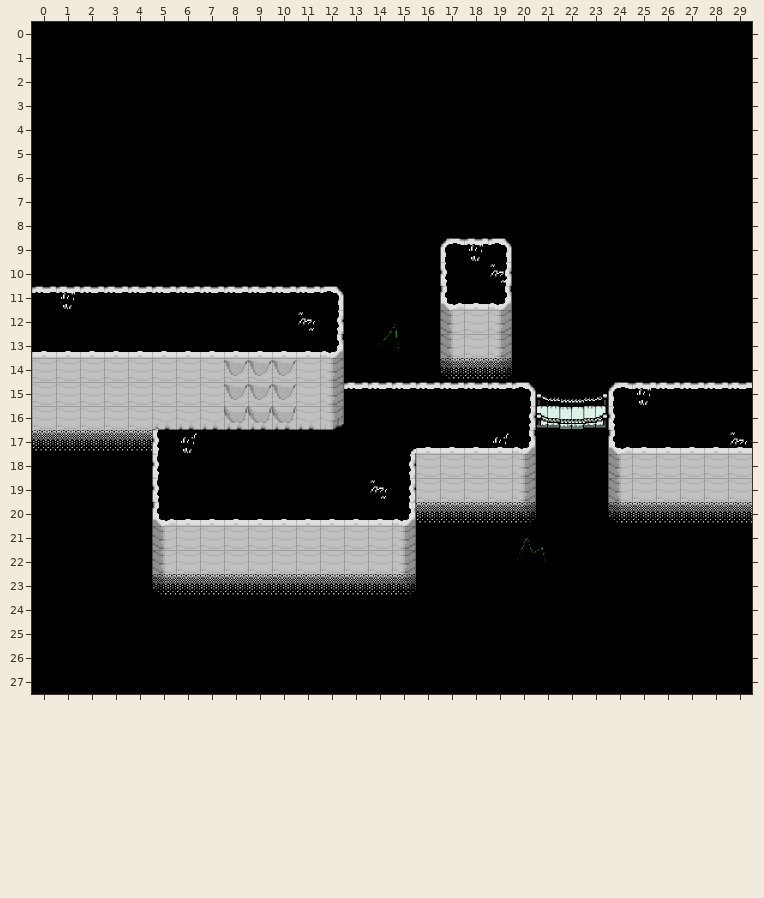
Tiled map: scripts/world/maps/dw/snowrock/room_waterfall/room_waterfall.tmx. The first picture shows the starting point.
Cells are 40x40 px. Shown: x 0..29, y 0..27.
And afterwards:
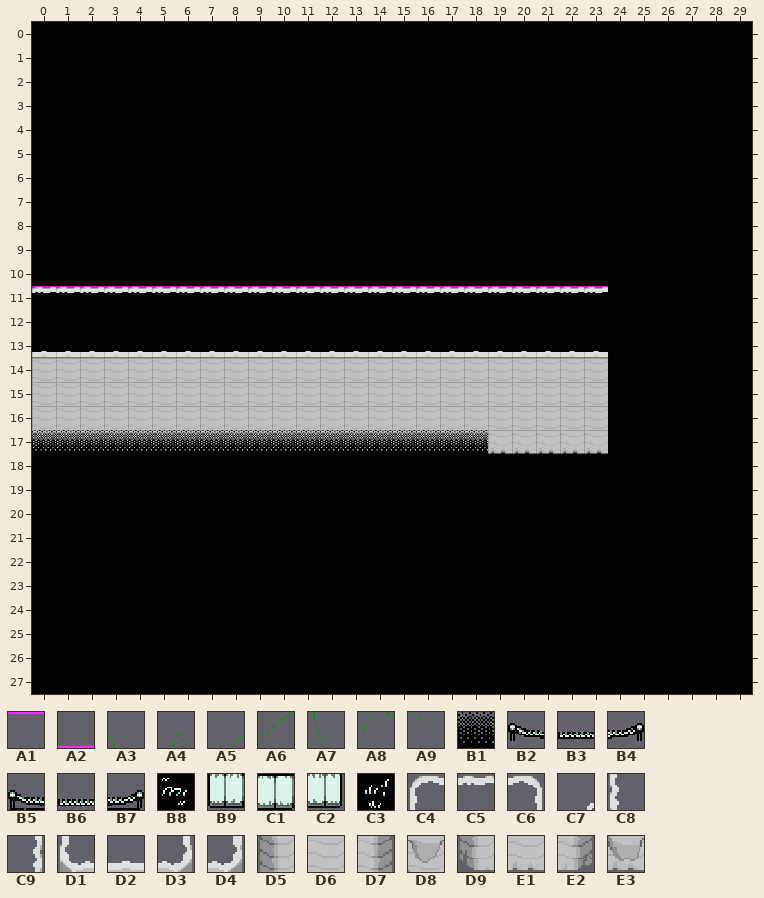
Key: from "battleborder": A1 1, A2 19; from "snowrock": A3 11, A4 12, A5 38, A6 39, A7 40, A8 41, A9 42, B1 66, B2 68, B3 69, B4 70, B5 97, B6 98, B7 99, B8 124, B9 126, C1 127, C2 128, C3 153, C4 174, C5 175, C6 176, C7 177, C8 203, C9 205, D1 232, D2 233, D3 234, D4 239, D5 261, D6 262, D7 263, D8 264, D9 290, E1 291, E2 292, E3 293.
__ is an empty cell.
Tiles replaced or removed in this view: A3, A4, A5, A6, A7, A8, A9, B1, B2, B3, B4, B5, B6, B7, B8, B9, C1, C2, C3, C4, C5, C6, C7, C8, C9, D1, D2, D3, D4, D5, D6, D7, D8, D9, E1, E2, E3.
Tiles of an added or newly shown layer are drawn over the layers below it.
Difference:
Changed rows in their new state; .. is an unchanged cell.
Layer "path_decoration":
first column x 1:
 9 .. .. .. .. .. .. .. .. .. .. .. .. .. .. .. .. .. __ .. .. .. .. .. .. .. .. .. .. ..
10 .. .. .. .. .. .. .. .. .. .. .. .. .. .. .. .. .. .. __ .. .. .. .. .. .. .. .. .. ..
11 __ .. .. .. .. .. .. .. .. .. .. .. .. .. .. .. .. .. .. .. .. .. .. .. .. .. .. .. ..
12 .. .. .. .. .. .. .. .. .. .. __ .. .. .. .. .. .. .. .. .. .. .. .. .. .. .. .. .. ..
15 .. .. .. .. .. .. .. .. .. .. .. .. .. .. .. .. .. .. .. .. .. .. .. .. __ .. .. .. ..
17 .. .. .. .. .. __ .. .. .. .. .. .. .. .. .. .. .. .. __ .. .. .. .. .. .. .. .. .. __
19 .. .. .. .. .. .. .. .. .. .. .. .. .. __ .. .. .. .. .. .. .. .. .. .. .. .. .. .. ..
Layer "over_path1":
first column x 5:
15 .. .. .. .. .. .. .. .. __ __ __ __ __ __ __ __
16 __ .. .. .. .. .. .. .. .. .. .. .. .. .. .. __
17 __ .. .. .. .. .. .. .. .. .. __ __ __ __ __ __
18 __ .. .. .. .. .. .. .. .. .. __ __ __ __ __ __
19 __ .. .. .. .. .. .. .. .. .. __ __ __ __ __ __
20 __ __ __ __ __ __ __ __ __ __ __ __ __ __ __ __
21 __ __ __ __ __ __ __ __ __ __ __ .. .. .. .. ..
22 __ __ __ __ __ __ __ __ __ __ __ .. .. .. .. ..
23 __ __ __ __ __ __ __ __ __ __ __ .. .. .. .. ..
Layer "over_path2":
first column x 5:
 9 .. .. .. .. .. .. .. .. .. .. .. .. __ __ __ .. .. .. .. .. .. .. .. .. ..
10 .. .. .. .. .. .. .. .. .. .. .. .. __ .. __ .. .. .. .. .. .. .. .. .. ..
11 .. .. .. .. .. .. .. C5 C5 C5 C5 C5 C5 C5 C5 C5 C5 C5 C5 .. .. .. .. .. ..
12 .. .. .. .. .. .. .. __ .. .. .. .. __ __ __ .. .. .. .. .. .. .. .. .. ..
13 .. .. .. .. .. .. .. D2 D2 D2 D2 D2 D2 D2 D2 D2 D2 D2 D2 .. .. .. .. .. ..
14 .. .. .. D6 D6 D6 .. D6 D6 D6 D6 D6 D6 D6 D6 D6 D6 D6 D6 .. .. .. .. .. ..
15 .. .. .. D6 D6 D6 .. D6 D6 D6 D6 D6 D6 D6 D6 D6 D6 D6 D6 __ __ __ __ __ __
16 D6 D6 D6 D6 D6 D6 D6 D6 D6 D6 D6 D6 D6 D6 D6 D6 D6 D6 D6 __ .. .. .. .. ..
17 E1 E1 E1 E1 E1 E1 E1 E1 E1 E1 E1 E1 E1 E1 E1 E1 E1 E1 E1 __ __ __ __ __ __
18 .. .. .. .. .. .. .. .. .. .. .. .. .. .. .. .. .. .. .. __ __ __ __ __ __
19 .. .. .. .. .. .. .. .. .. .. .. .. .. .. .. .. .. .. .. __ __ __ __ __ __
20 .. .. .. .. .. .. .. .. .. .. .. .. .. .. .. .. .. .. .. __ __ __ __ __ __
Layer "void_decoration":
first column x 13:
12 .. .. __
13 __ __ __
first column x 20:
21 __ ..
22 __ __
Layer "deepness":
first column x 5:
13 .. .. .. .. .. .. .. .. __ __ __ .. .. .. .. .. .. .. .. .. .. .. .. .. ..
14 .. .. .. .. .. .. .. .. .. .. .. .. __ __ __ .. .. .. .. .. .. .. .. .. ..
17 B1 B1 B1 B1 B1 B1 B1 B1 B1 B1 B1 B1 B1 B1 .. .. .. .. .. .. .. .. .. .. ..
20 .. .. .. .. .. .. .. .. .. .. .. __ __ __ __ __ .. .. .. __ __ __ __ __ __
22 .. .. .. .. .. .. .. .. .. .. .. .. .. .. .. __ __ .. .. .. .. .. .. .. ..
23 __ __ __ __ __ __ __ __ __ __ __ .. .. .. .. .. .. .. .. .. .. .. .. .. ..
Layer "battleborder" (added):
first column x 0:
11 A1 A1 A1 A1 A1 A1 A1 A1 A1 A1 A1 A1 A1 A1 A1 A1 A1 A1 A1 A1 A1 A1 A1 A1
13 A2 A2 A2 A2 A2 A2 A2 A2 A2 A2 A2 A2 A2 A2 A2 A2 A2 A2 A2 A2 A2 A2 A2 A2
Layer "top_decoration":
first column x 21:
16 __ __ __
Where, in picture pixels (left, top, right, bottom), the same in both pictures:
changed: (32, 238, 752, 595)
